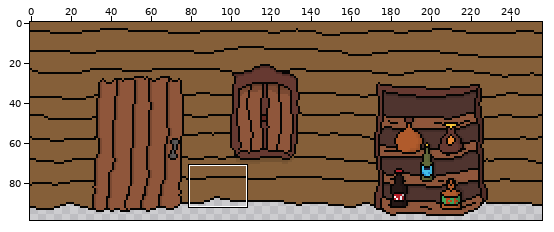
Two versions of one sprite sheet, Drink Mania/Assets/Sprites/barr.png. The first picture is a wide view before the edit; the outline marks the close-up.
Close-up. Before the commit:
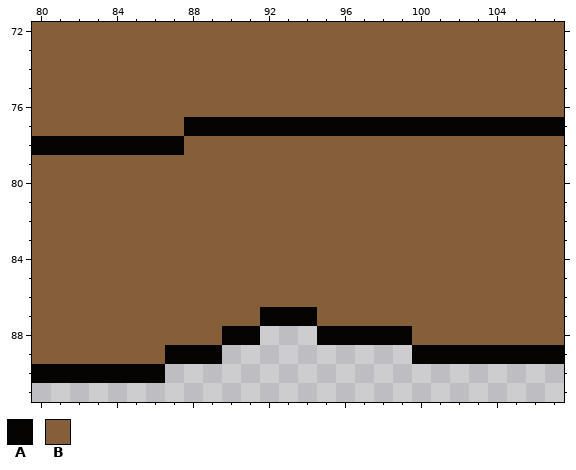
The file is 256x99 pixels. Colours within 5 levels of each other are drawn and written as one. Shown: x 80..107, y 72..91. The commit also changed other parts of the picture, which this record leaves out.
Palette (. is transparent): A #050403  B #855f39
Pixels before, first column x 80:
72 BBBBBBBBBBBBBBBBBBBBBBBBBBBB
73 BBBBBBBBBBBBBBBBBBBBBBBBBBBB
74 BBBBBBBBBBBBBBBBBBBBBBBBBBBB
75 BBBBBBBBBBBBBBBBBBBBBBBBBBBB
76 BBBBBBBBBBBBBBBBBBBBBBBBBBBB
77 BBBBBBBBAAAAAAAAAAAAAAAAAAAA
78 AAAAAAAABBBBBBBBBBBBBBBBBBBB
79 BBBBBBBBBBBBBBBBBBBBBBBBBBBB
80 BBBBBBBBBBBBBBBBBBBBBBBBBBBB
81 BBBBBBBBBBBBBBBBBBBBBBBBBBBB
82 BBBBBBBBBBBBBBBBBBBBBBBBBBBB
83 BBBBBBBBBBBBBBBBBBBBBBBBBBBB
84 BBBBBBBBBBBBBBBBBBBBBBBBBBBB
85 BBBBBBBBBBBBBBBBBBBBBBBBBBBB
86 BBBBBBBBBBBBBBBBBBBBBBBBBBBB
87 BBBBBBBBBBBBAAABBBBBBBBBBBBB
88 BBBBBBBBBBAA...AAAAABBBBBBBB
89 BBBBBBBAAA..........AAAAAAAA
90 AAAAAAA.....................
The same view after the edit:
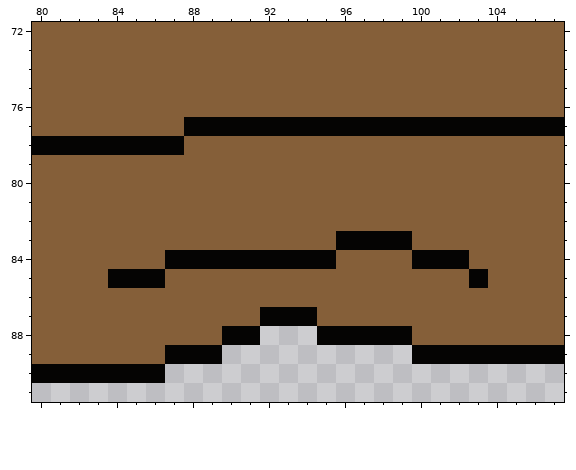
The exact change:
{"y":83,"x":96,"old":"BBBB","new":"AAAA"}
{"y":84,"x":87,"old":"BBBBBBBBB","new":"AAAAAAAAA"}
{"y":84,"x":100,"old":"BBB","new":"AAA"}
{"y":85,"x":84,"old":"BBB","new":"AAA"}
{"y":85,"x":103,"old":"B","new":"A"}
{"label":"changed","picture_box":[108,231,488,288]}
